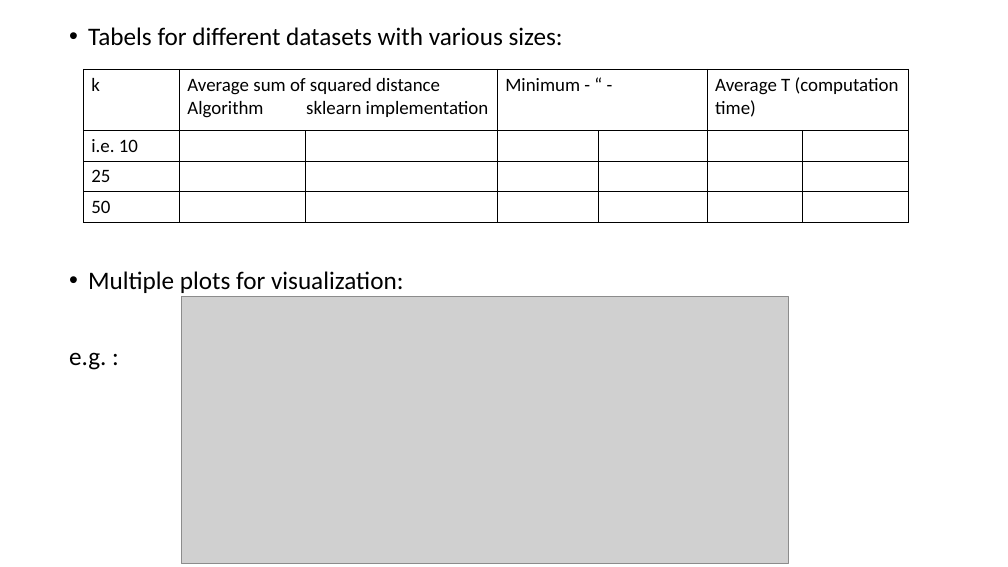
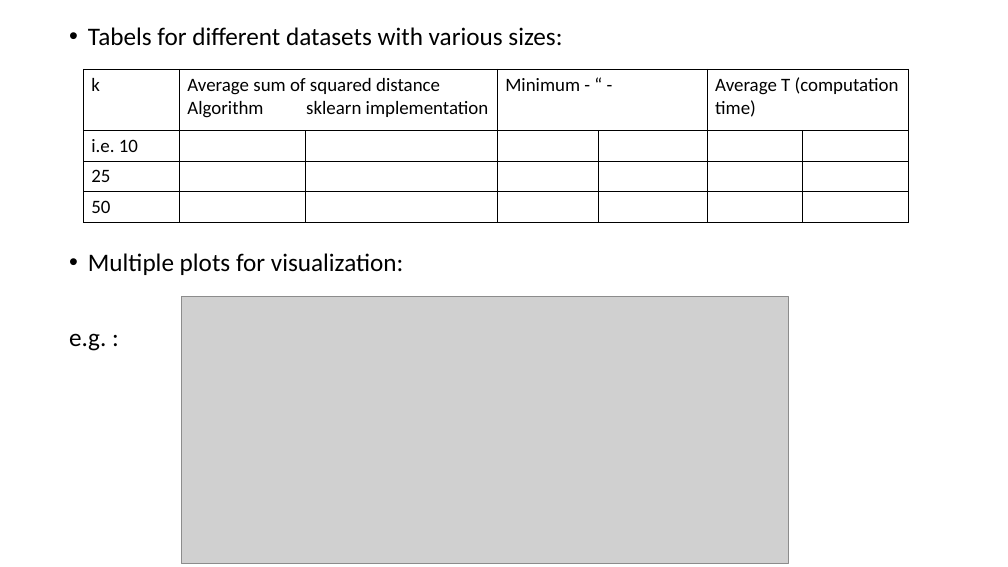
Before and after one commit to datascience-mobi/group-01-project-4-1, a slide deck: slide 7 of K-means clustering.pptx (slide 5 before the commit). Drawn at 1008x567 pixels with LibreOffice and Linux fonts; fonts in the diff are those of the drawing; grey boxes stand for pictures. Boxes give left, top, right and bottom in pixels: in the first picture for what was removed or moved away, otherwise in the second. Text is boxed around its words. In the diff, an @@ line names an element or a change of style, - is before the commit and + after.

```diff
--- a/K-means clustering.pptx
+++ b/K-means clustering.pptx
@@ text "Tabels for different datasets with ..." rewrapped from box(69, 27, 563, 370) to box(69, 27, 562, 351) @@
```
Also in this commit, not shown: 3 other slides changed, 3 slides added, 1 slide removed, 1 other file.
